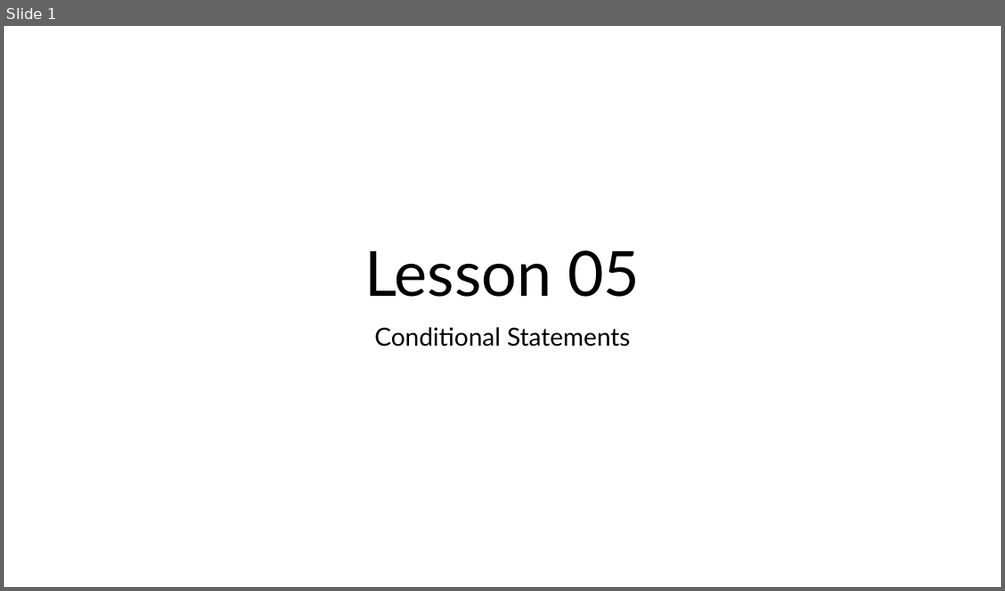
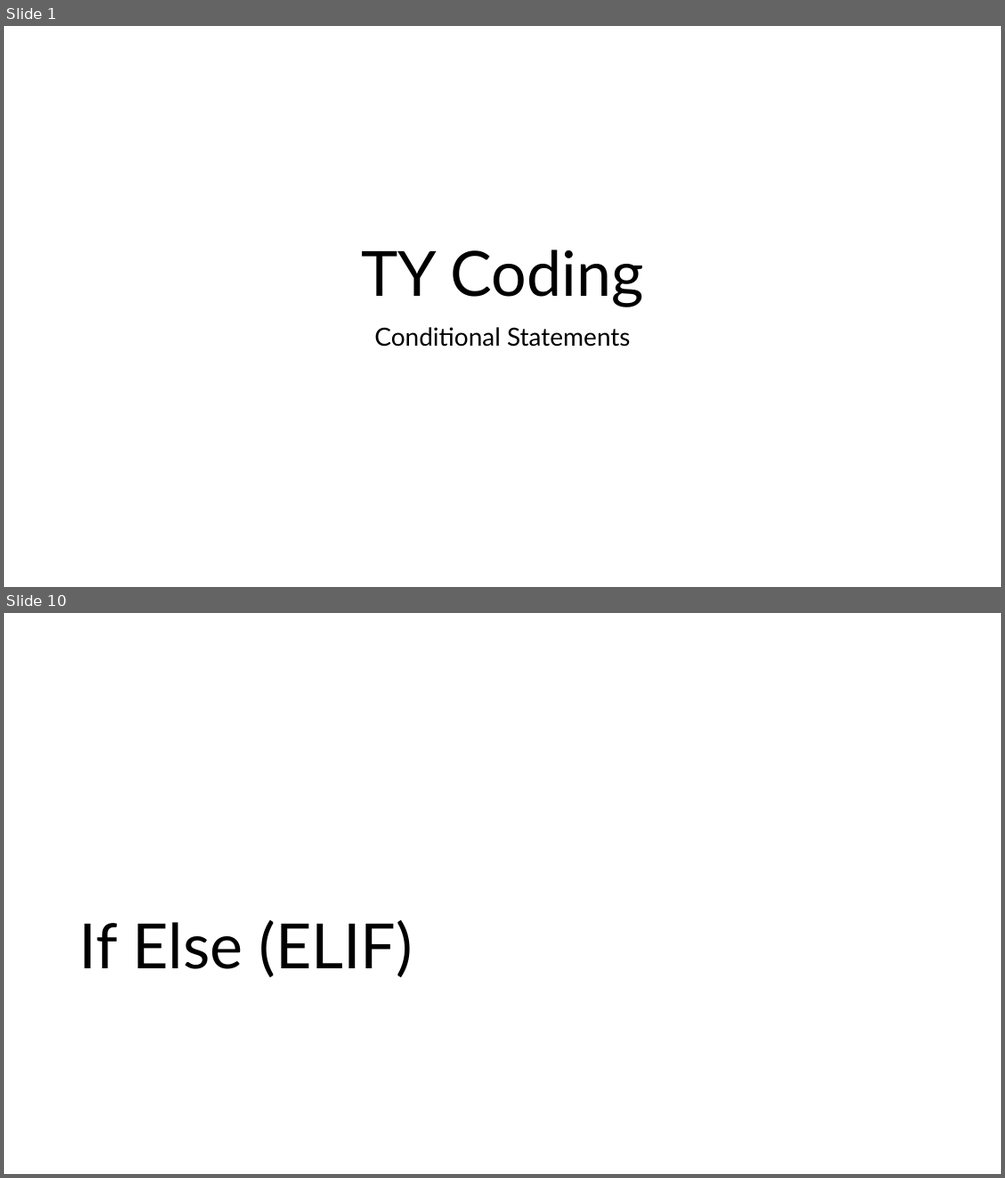
Before and after one commit to JFinnTeacher/TY-Introduction-to-Coding-with-Python, a slide deck: Lesson 05 - Conditional Statements/Teaching Resources/Lesson 05 - Conditional Statements.pptx. Shown one above the other, each under a label of ours: slide 1 before the commit, slides 1 and 10 after it; the slides between them are not shown. The pictures are 1005x591 and 1005x1178 pixels, drawn with LibreOffice and Linux fonts; fonts in the diff are those of the drawing; background and template pictures are left out. Boxes give left, top, right and bottom in pixels: in the first picture for what was removed or moved away, otherwise in the second. Text is boxed around its words. In the diff, an @@ line names an element or a change of style, - is before the commit and + after.

```diff
--- a/Lesson 05 - Conditional Statements/Teaching Resources/Lesson 05 - Conditional Statements.pptx
+++ b/Lesson 05 - Conditional Statements/Teaching Resources/Lesson 05 - Conditional Statements.pptx
@@ slide 10 added at [4,613,1001,1174], background #FFFFFF @@
@@ title added at [80,920,413,977], 60 pt, text #000000 @@
+If Else (ELIF)
@@ slide 1 changed as well @@
@@ title at [361,249,643,307]: text changed @@
-Lesson 05
+TY Coding
```
Also in this commit, not shown: 12 other slides added, 9 other files.
